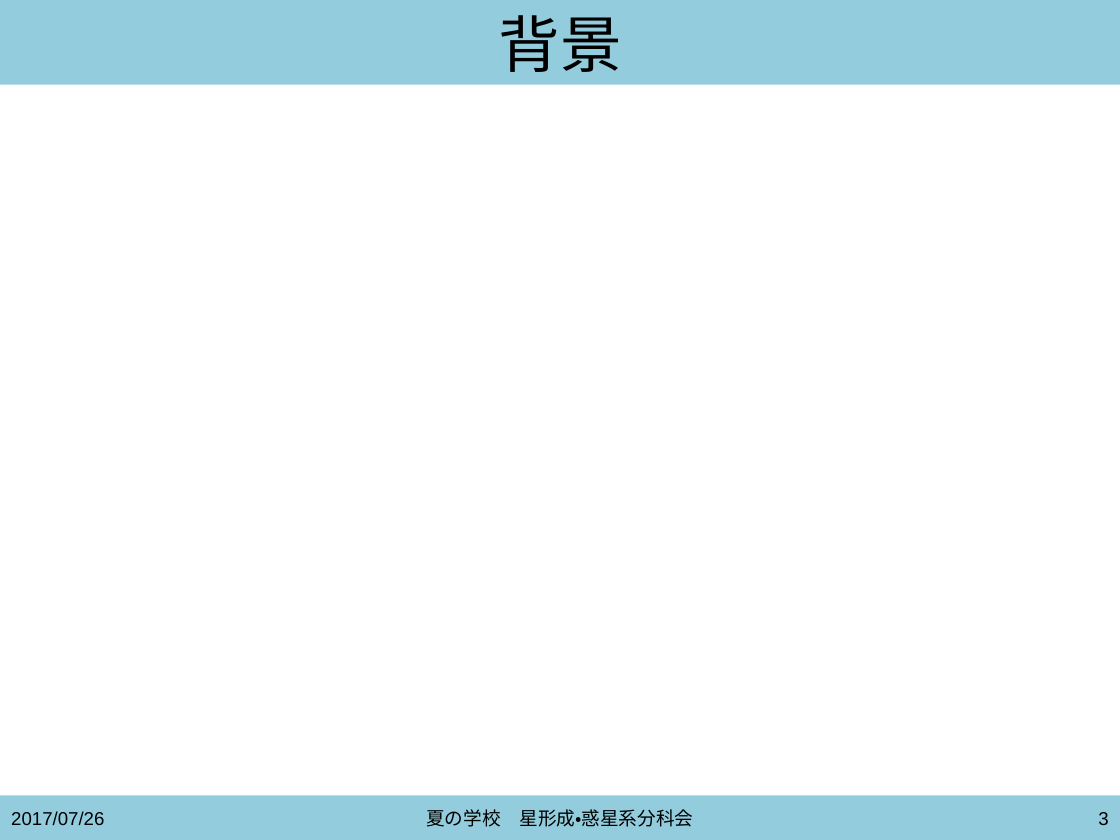
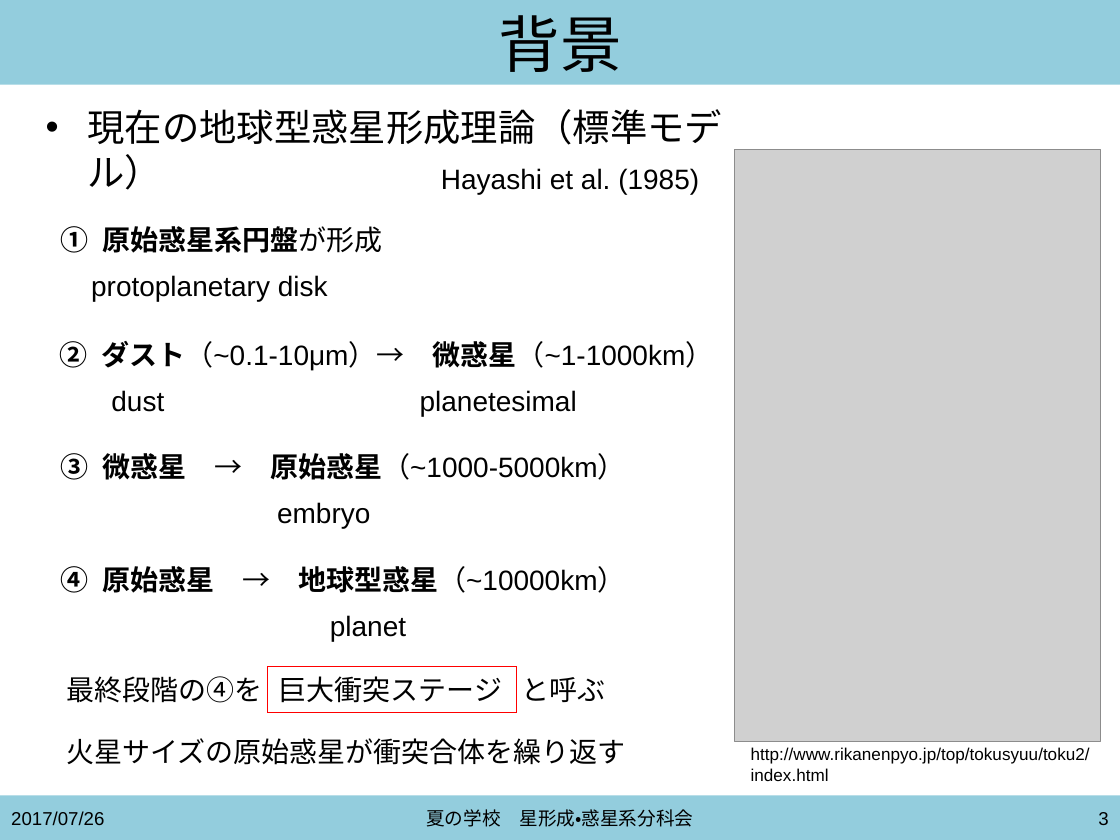
Before and after one commit to kazpc1215/Summer_School_2017, a slide deck: slide 3 of isoya20170727_ver1.pptx. Drawn at 1120x840 pixels with LibreOffice and Linux fonts; fonts in the diff are those of the drawing; grey boxes stand for pictures. Boxes give left, top, right and bottom in pixels: in the first picture for what was removed or moved away, otherwise in the second. Text is boxed around its words. In the diff, an @@ line names an element or a change of style, - is before the commit and + after.

```diff
--- a/isoya20170727_ver1.pptx
+++ b/isoya20170727_ver1.pptx
@@ text added at bbox=[88, 109, 723, 145], 24 pt, text #000000 @@
+• 現在の地球型惑星形成理論（標準モデル）
@@ picture added at bbox=[735, 149, 1101, 740] @@
@@ text added at bbox=[441, 168, 699, 194], 18 pt, text #000000 @@
+Hayashi et al. (1985)
@@ text added at bbox=[102, 226, 382, 253], 18 pt, text #000000, bold @@
+1. 原始惑星系円盤が形成
@@ text added at bbox=[91, 275, 328, 301], 18 pt, text #000000 @@
+protoplanetary disk
@@ text added at bbox=[101, 341, 714, 371], 18 pt, text #000000 @@
+2. ダスト（~0.1-10μm）→ 微惑星（~1-1000km）
@@ text added at bbox=[111, 390, 164, 412], 18 pt, text #000000 @@
+dust
@@ text added at bbox=[420, 390, 577, 416], 18 pt, text #000000 @@
+planetesimal
@@ text added at bbox=[102, 453, 626, 480], 18 pt, text #000000 @@
+3. 微惑星 → 原始惑星（~1000-5000km）
@@ text added at bbox=[277, 502, 370, 528], 18 pt, text #000000 @@
+embryo
@@ text added at bbox=[102, 566, 626, 593], 18 pt, text #000000 @@
+4. 原始惑星 → 地球型惑星（~10000km）
@@ text added at bbox=[330, 615, 406, 641], 18 pt, text #000000 @@
+planet
@@ text added at bbox=[66, 676, 262, 703], 18 pt, text #000000 @@
+最終段階の④を
@@ rectangle added at bbox=[268, 668, 516, 712], outline #FF0000 0.75 pt, 18 pt, text #000000 @@
+巨大衝突ステージ
@@ text added at bbox=[521, 677, 605, 702], 18 pt, text #000000 @@
+と呼ぶ
@@ text added at bbox=[66, 738, 625, 765], 18 pt, text #000000 @@
+火星サイズの原始惑星が衝突合体を繰り返す
@@ text added at bbox=[751, 747, 1090, 781], 11 pt, text #000000 @@
+http://www.rikanenpyo.jp/top/tokusyuu/toku2/index.html
```
Also in this commit, not shown: 3 other slides changed, 1 other file.
